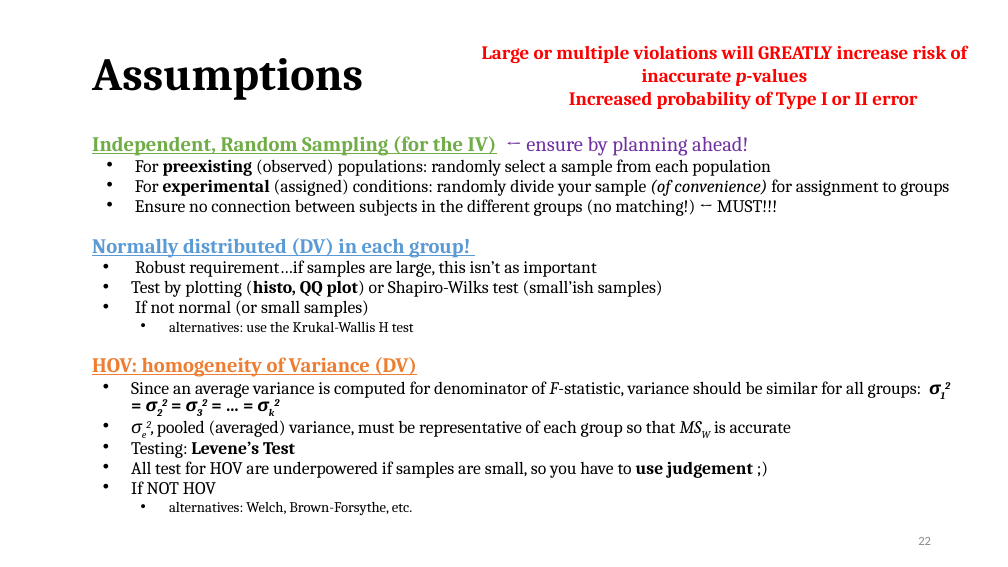
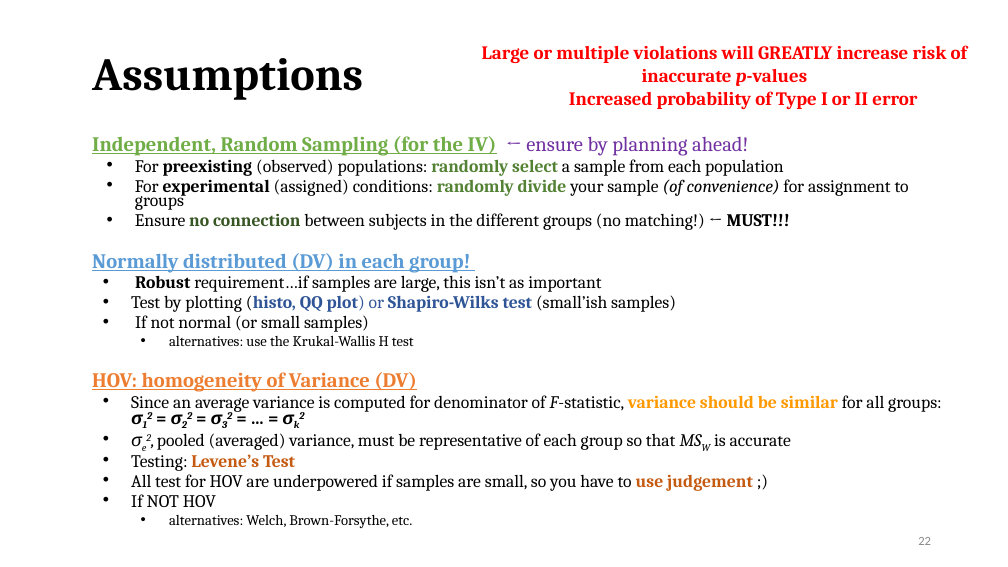
Before and after one commit to CEHS-research/PSY-6600_public, a slide deck: slide 22 of slides/ch12_oneANOVA.pptx. Drawn at 1008x567 pixels with LibreOffice and Linux fonts; fonts in the diff are those of the drawing. Boxes give left, top, right and bottom in pixels: in the first picture for what was removed or moved away, otherwise in the second. Text is boxed around its words. In the diff, an @@ line names an element or a change of style, - is before the commit and + after.

```diff
--- a/slides/ch12_oneANOVA.pptx
+++ b/slides/ch12_oneANOVA.pptx
@@ text at box(131, 159, 942, 491): text colour #000000 to #548235 in "randomly select", "randomly divide"; bold on in "randomly select", "randomly divide", "no connection ← MUST!!!", "Robust" and 2 more places; text colour #000000 to #385723 in "no connection"; text colour #000000 to #2F5597 in "(histo, QQ plot) or Shapiro-Wilks test"; text colour #000000 to #FF9900 in "variance should be similar"; text colour #000000 to #C55A11 in "Levene’s Test", "use judgement" @@
```
Also in this commit, not shown: 8 other slides changed, 1 slide removed, 13 other files.
